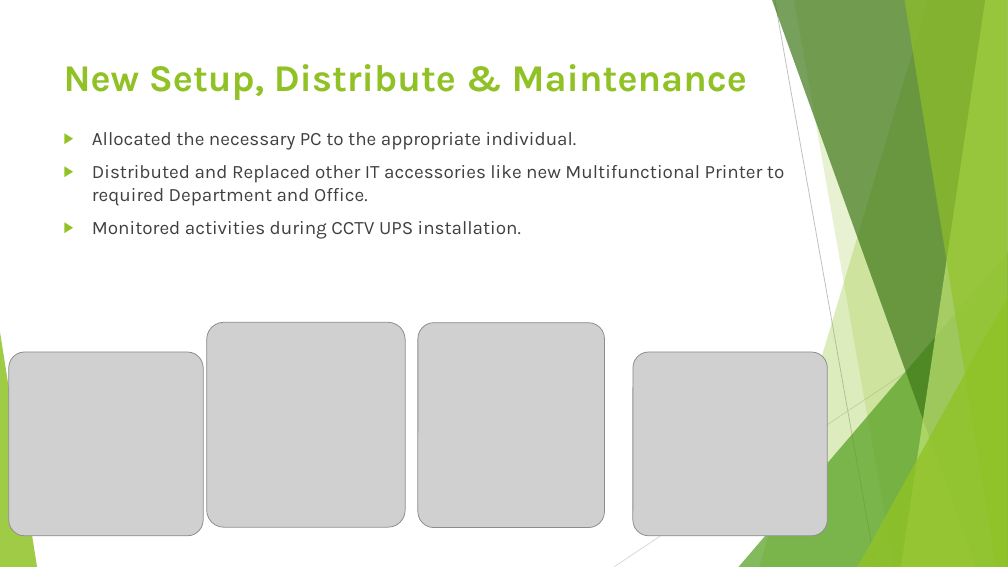
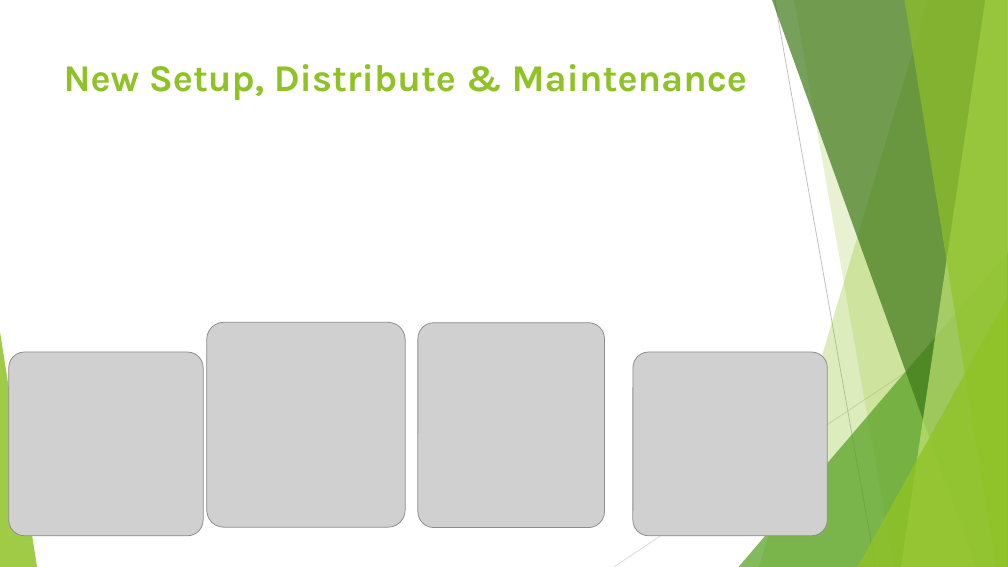
Before and after one commit to OmorKyumAunto/helpdesk-frontend, a slide deck: slide 5 of public/templates/monthly-achivement-template.pptx. Drawn at 1008x567 pixels with LibreOffice and Linux fonts; fonts in the diff are those of the drawing; grey boxes stand for pictures. Boxes give left, top, right and bottom in pixels: in the first picture for what was removed or moved away, otherwise in the second. Text is boxed around its words. In the diff, an @@ line names an element or a change of style, - is before the commit and + after.

```diff
--- a/public/templates/monthly-achivement-template.pptx
+++ b/public/templates/monthly-achivement-template.pptx
@@ text removed at (x1=92, y1=132, x2=784, y2=239) @@
-▶ Allocated the necessary PC to the appropriate individual.
-▶ Distributed and Replaced other IT accessories like new Multifunctional Printer to required Department and Office.
-▶ Monitored activities during CCTV UPS installation.
```
Also in this commit, not shown: 3 other slides changed, 26 other files.
